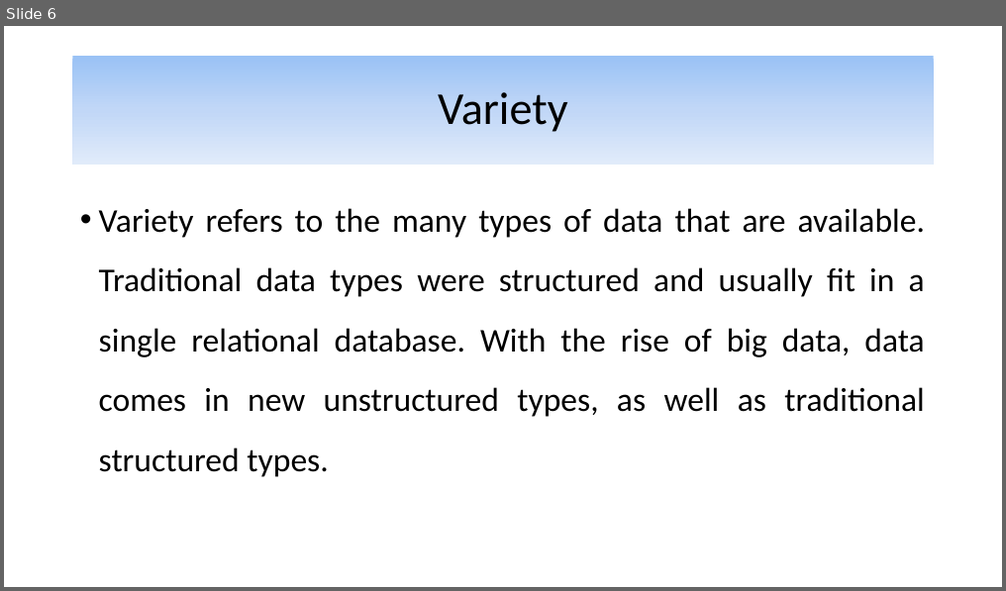
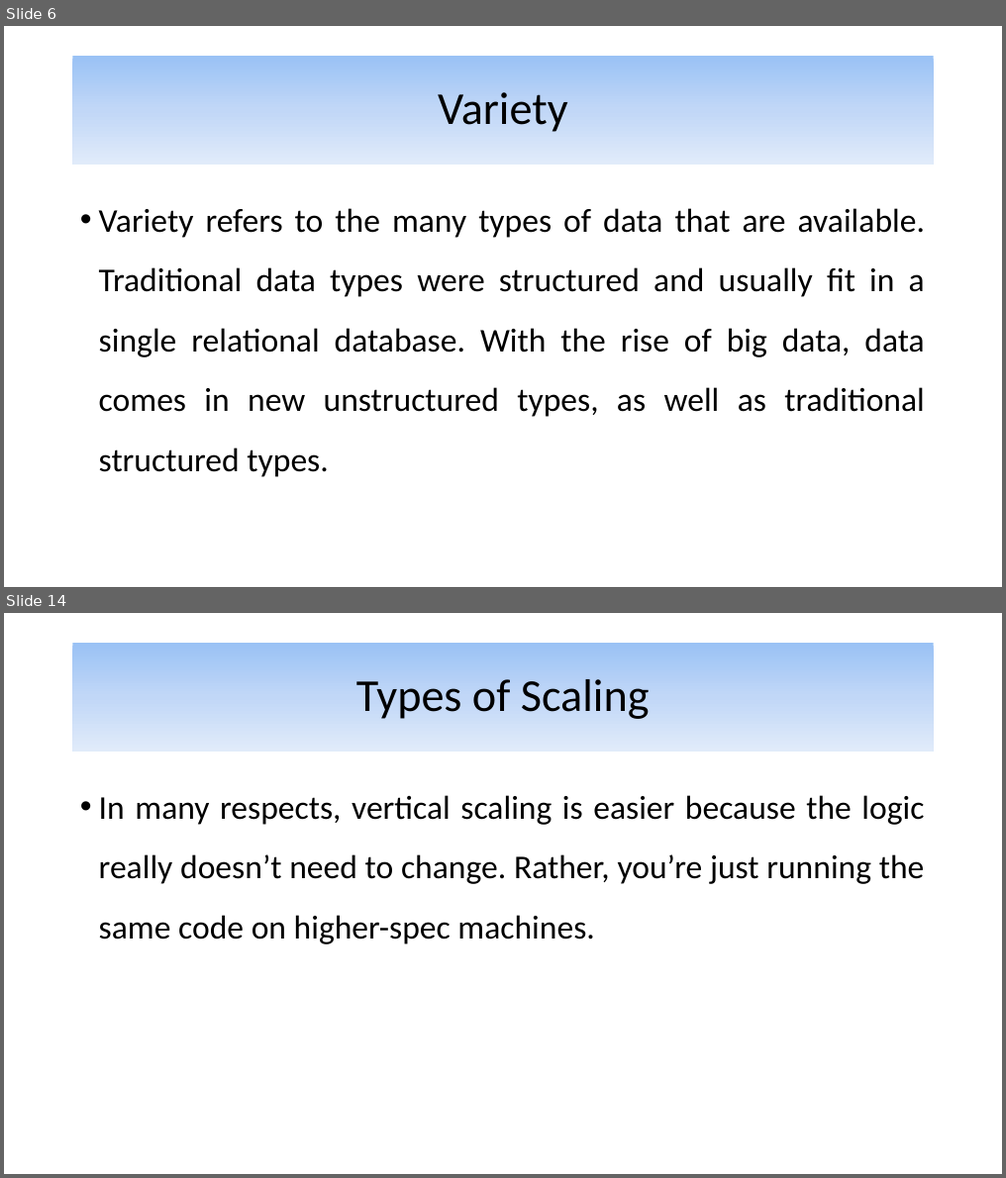
Before and after one commit to alijfri99/presentations, a slide deck: Advanced DBMS Presentation.pptx. Shown one above the other, each under a label of ours: slide 6 before the commit, slides 6 and 14 after it; the slides between them are not shown. The pictures are 1006x591 and 1006x1178 pixels, drawn with LibreOffice and Linux fonts; fonts in the diff are those of the drawing. Boxes give left, top, right and bottom in pixels: in the first picture for what was removed or moved away, otherwise in the second. Text is boxed around its words. In the diff, an @@ line names an element or a change of style, - is before the commit and + after.

Commit message:
Finished types of scaling

```diff
--- a/Advanced DBMS Presentation.pptx
+++ b/Advanced DBMS Presentation.pptx
@@ slide 14 added at <box>4,613,1002,1174</box>, background #FFFFFF @@
@@ title added at <box>73,643,934,752</box>, fill gradient #9AC3F5 to #C2D8F8 to #E1EBFB, 44 pt, text #000000 @@
+Types of Scaling
@@ text added at <box>99,795,925,945</box>, 32 pt, text #000000 @@
+• In many respects, vertical scaling is easier because the logic really doesn’t need to change. Rather, you’re just running the same code on higher-spec machines.
```
Also in this commit, not shown: 7 other slides added.
